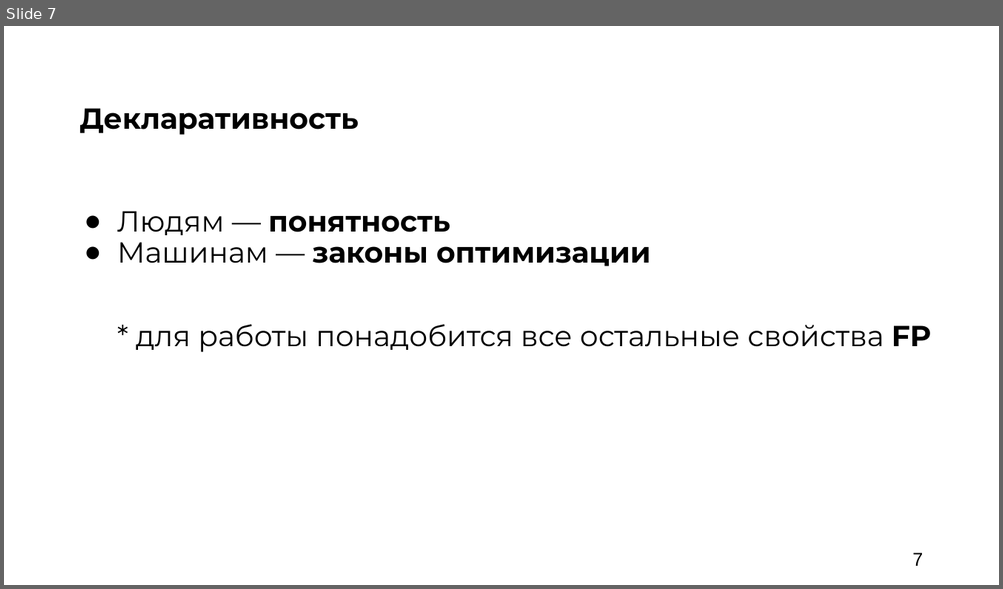
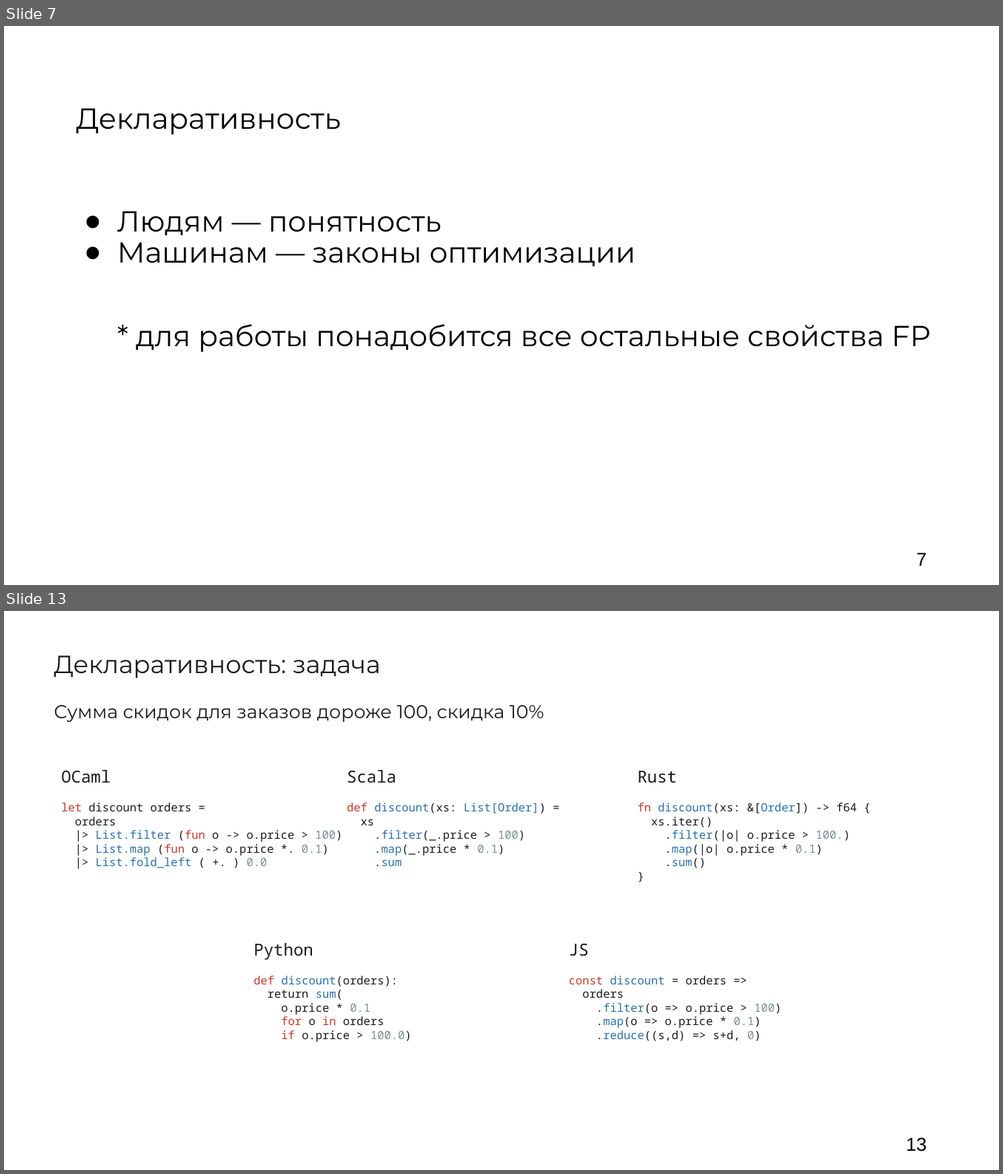
Before and after one commit to argent-smith/presentations, a slide deck: FP_Talk_2026/nastachku/presentation.pptx. Shown one above the other, each under a label of ours: slide 7 before the commit, slides 7 and 13 after it; the slides between them are not shown. The pictures are 1003x589 and 1003x1174 pixels, drawn with LibreOffice and Linux fonts; fonts in the diff are those of the drawing; background and template pictures are left out. Boxes give left, top, right and bottom in pixels: in the first picture for what was removed or moved away, otherwise in the second. Text is boxed around its words. In the diff, an @@ line names an element or a change of style, - is before the commit and + after.

```diff
--- a/FP_Talk_2026/nastachku/presentation.pptx
+++ b/FP_Talk_2026/nastachku/presentation.pptx
@@ slide 13 added at <box>4,611,999,1170</box>, background #FFFFFF @@
@@ text added at <box>54,655,381,678</box>, 24 pt, text #1A1A1A @@
+Декларативность: задача
@@ text added at <box>54,705,544,722</box>, 18 pt, text #1A1A1A @@
+Сумма скидок для заказов дороже 100, скидка 10%
@@ text added at <box>61,770,111,783</box>, 16 pt, text #1A1A1A @@
+OCaml
@@ text added at <box>347,770,396,783</box>, 16 pt, text #1A1A1A @@
+Scala
@@ text added at <box>637,771,677,783</box>, 16 pt, text #1A1A1A @@
+Rust
@@ text added at <box>61,803,342,869</box>, 11 pt, text #1A1A1A @@
+let discount orders =
+orders
+|> List.filter (fun o -> o.price > 100)
+|> List.map (fun o -> o.price *. 0.1)
+|> List.fold_left ( +. ) 0.0
@@ text added at <box>347,803,546,866</box>, 11 pt, text #2C6FA6 @@
+def discount(xs: List[Order]) =
+xs
+.filter(_.price > 100)
+.map(_.price * 0.1)
+.sum
@@ text added at <box>637,803,856,869</box>, 11 pt, text #1A1A1A @@
+fn discount(xs: &[Order]) -> f64 {
+xs.iter()
+.filter(|o| o.price > 100.)
+.map(|o| o.price * 0.1)
+.sum()
+}
@@ text added at <box>253,943,313,960</box>, 16 pt, text #1A1A1A @@
+Python
@@ text added at <box>569,943,589,957</box>, 16 pt, text #1A1A1A @@
+JS
@@ text added at <box>253,976,412,1042</box>, 11 pt, text #1A1A1A @@
+def discount(orders):
+return sum(
+o.price * 0.1
+for o in orders
+if o.price > 100.0)
@@ text added at <box>569,976,781,1042</box>, 11 pt, text #1A1A1A @@
+const discount = orders =>
+orders
+.filter(o => o.price > 100)
+.map(o => o.price * 0.1)
+.reduce((s,d) => s+d, 0)
@@ page number added at <box>905,1138,926,1152</box>, 18 pt, text #000000 @@
+13
@@ slide 7 changed as well @@
@@ text "Декларативность" at <box>76,108,340,135</box>: bold off @@
@@ text "Людям — понятность" at <box>117,211,930,352</box>: bold off in "понятность", "законы оптимизации", "FP"; indent changed @@
@@ page number: place and size @@
-page number at <box>912,553,922,566</box>
+page number at <box>916,553,926,566</box>
```
Also in this commit, not shown: 16 other slides changed, 41 other slides added, 34 slides removed, 13 other files.
